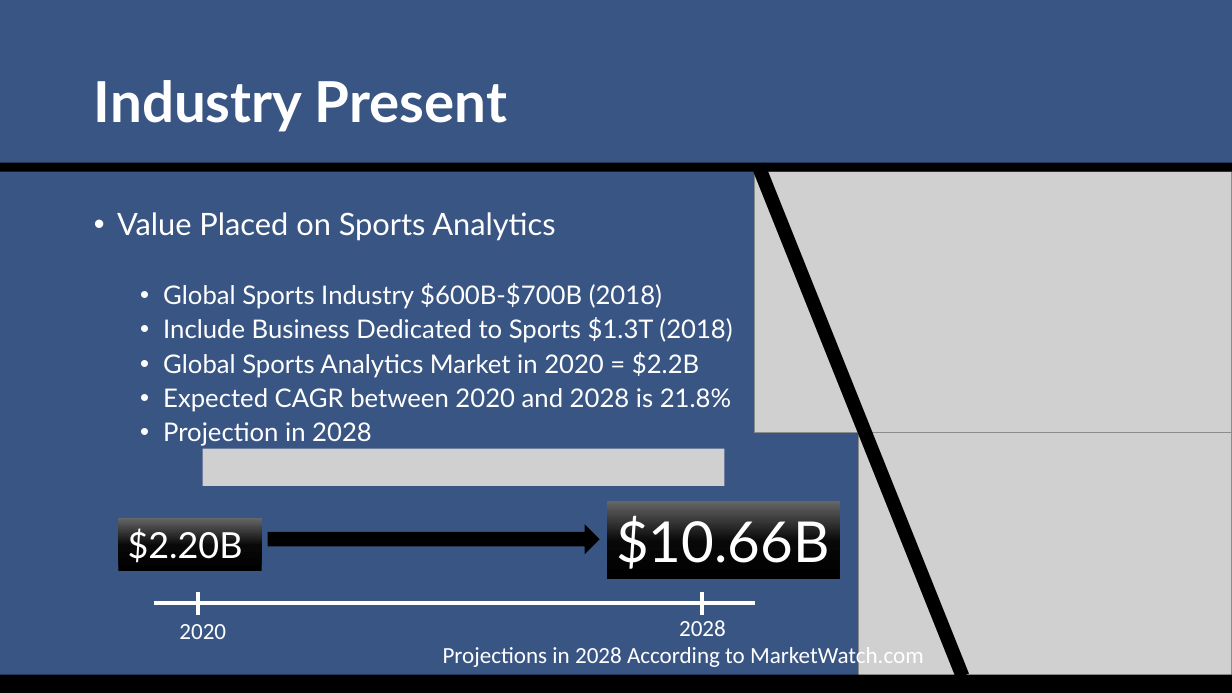
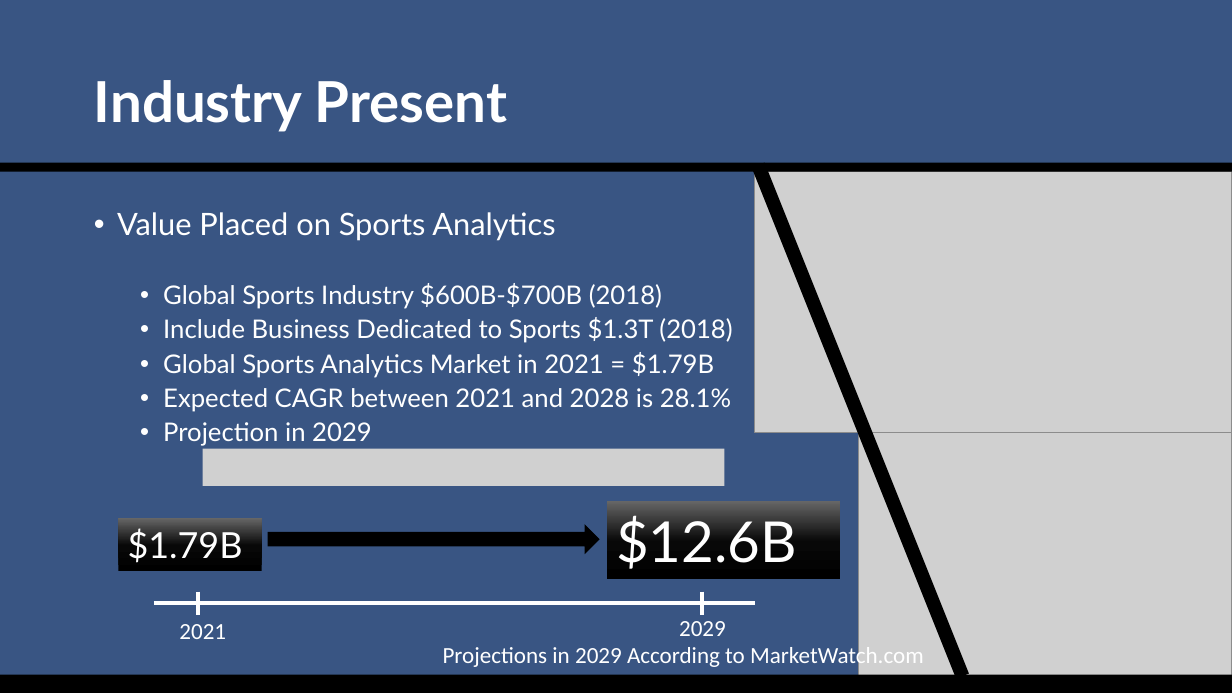
Before and after one commit to SuperMarioGiacomazzo/STOR538_WEBSITE, a slide deck: slide 7 of Slides/Sports Analytics 3/Sports_Analytics_3_Lecture.pptx. Drawn at 1232x693 pixels with LibreOffice and Linux fonts; fonts in the diff are those of the drawing; grey boxes stand for pictures. Boxes give left, top, right and bottom in pixels: in the first picture for what was removed or moved away, otherwise in the second. Text is boxed around its words. In the diff, an @@ line names an element or a change of style, - is before the commit and + after.

```diff
--- a/Slides/Sports Analytics 3/Sports_Analytics_3_Lecture.pptx
+++ b/Slides/Sports Analytics 3/Sports_Analytics_3_Lecture.pptx
@@ text at bbox=[163, 352, 731, 446]: text changed @@
-  • Global Sports Analytics Market in 2020 = $2.2B
-  • Expected CAGR between 2020 and 2028 is 21.8%
-  • Projection in 2028
+  • Global Sports Analytics Market in 2021 = $1.79B
+  • Expected CAGR between 2021 and 2028 is 28.1%
+  • Projection in 2029
@@ text in rectangle at bbox=[128, 527, 243, 563]: text changed @@
-$2.20B
+$1.79B
@@ text in rectangle at bbox=[616, 512, 797, 569]: text changed @@
-$10.66B
+$12.6B
@@ text at bbox=[179, 624, 226, 639]: text changed @@
-2020
+2021
@@ text at bbox=[679, 621, 726, 636]: text changed @@
-2028
+2029
@@ text at bbox=[443, 643, 924, 669]: text changed @@
-Projections in 2028 According to MarketWatch.com
+Projections in 2029 According to MarketWatch.com
```
Also in this commit, not shown: 2 other files.
